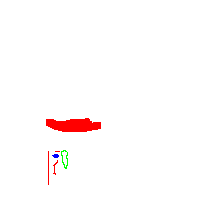
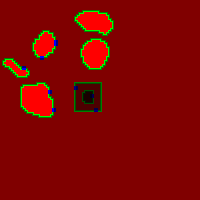
Before/after of a 200x200 layered artwork. What changed in the layer stack:
hid "Resources", painted on it over [left=46, top=118, right=101, bottom=185]
showed "CliffTerrain_Large.png", painted on it over [left=0, top=0, right=200, bottom=200]
